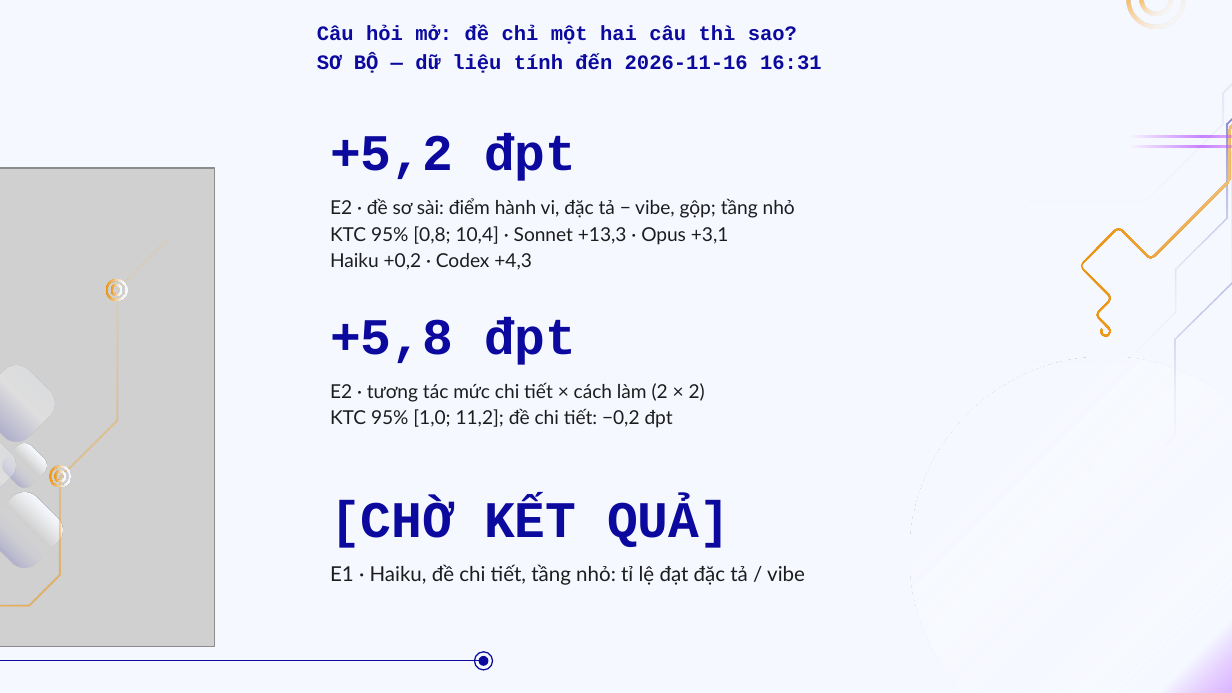
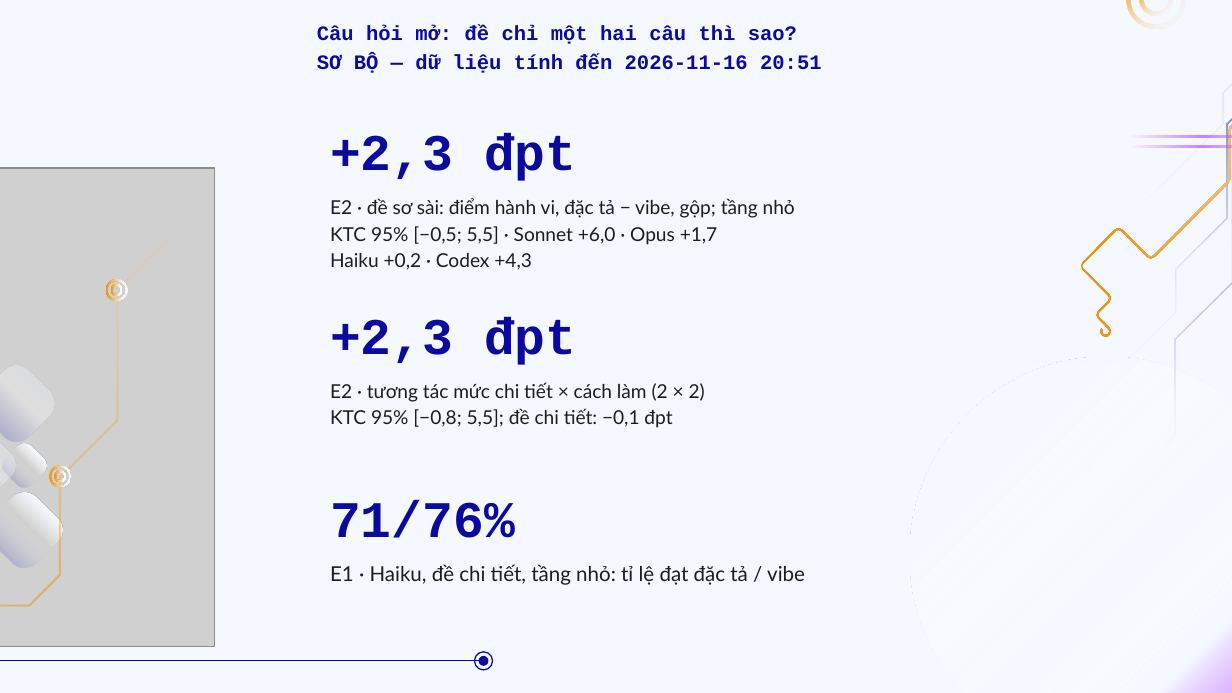
Before and after one commit to doanan293/vipharmind-ai-sdlc-study, a slide deck: slide 23 of docs/presentation/vipharmind-slides.pptx. Drawn at 1232x693 pixels with LibreOffice and Linux fonts; fonts in the diff are those of the drawing; grey boxes stand for pictures. Boxes give left, top, right and bottom in pixels: in the first picture for what was removed or moved away, otherwise in the second. Text is boxed around its words. In the diff, an @@ line names an element or a change of style, - is before the commit and + after.

Commit message:
report: E1 Haiku complete (138/138); E2 interim refresh 20:51

```diff
--- a/docs/presentation/vipharmind-slides.pptx
+++ b/docs/presentation/vipharmind-slides.pptx
@@ text at (317,26,822,73): text changed @@
-Câu hỏi mở: đề chỉ một hai câu thì sao?
-SƠ BỘ — dữ liệu tính đến 2026-11-16 16:31
+Câu hỏi mở: đề chỉ một hai câu thì sao?
+SƠ BỘ — dữ liệu tính đến 2026-11-16 20:51
@@ text at (330,133,576,181): text changed @@
-+5,2 đpt
++2,3 đpt
@@ text at (330,198,795,270): text changed @@
-E2 · đề sơ sài: điểm hành vi, đặc tả − vibe, gộp; tầng nhỏ
-KTC 95% [0,8; 10,4] · Sonnet +13,3 · Opus +3,1
-Haiku +0,2 · Codex +4,3
+E2 · đề sơ sài: điểm hành vi, đặc tả − vibe, gộp; tầng nhỏ
+KTC 95% [−0,5; 5,5] · Sonnet +6,0 · Opus +1,7
+Haiku +0,2 · Codex +4,3
@@ text at (330,316,576,365): text changed @@
-+5,8 đpt
++2,3 đpt
@@ text at (330,382,705,428): text changed @@
-E2 · tương tác mức chi tiết × cách làm (2 × 2)
-KTC 95% [1,0; 11,2]; đề chi tiết: −0,2 đpt
+E2 · tương tác mức chi tiết × cách làm (2 × 2)
+KTC 95% [−0,8; 5,5]; đề chi tiết: −0,1 đpt
@@ text at (330,500,515,538): text changed @@
-[CHỜ KẾT QUẢ]
+71/76%
```
Also in this commit, not shown: 1 other slide changed, 12 other files.
